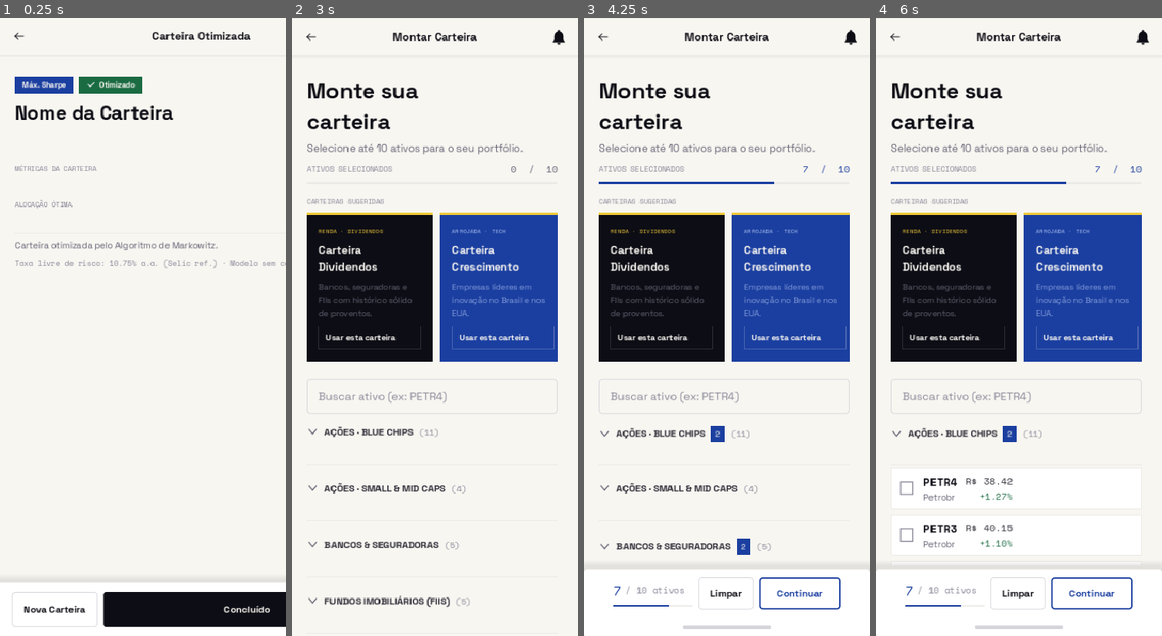
Above: before the commit, frames 1-4 (left to right).
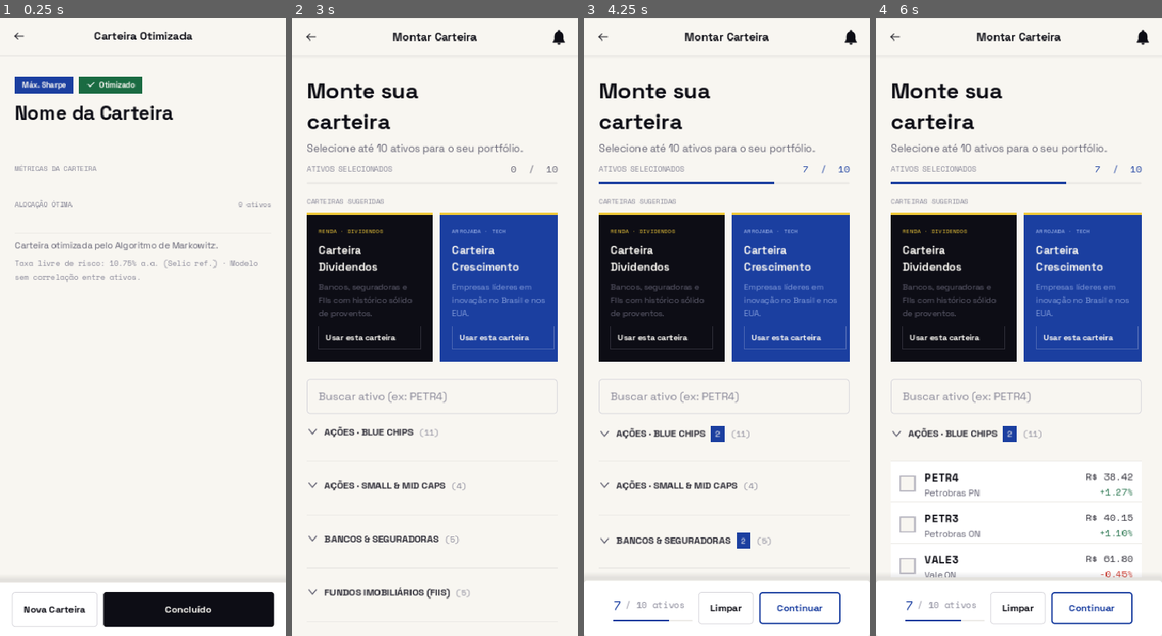
Above: after the commit, the same moments.

Repository: GiovannaKarolline/FORMA
Game: Godot game, scene res://scenes/screens/portfolio_result_screen.tscn
The game is run twice, just before and just after one commit, with the same random seed, the same clock (stepped at 60 frames per second) and the same inputs. This scene is started directly instead of the project's main scene.
Inputs (mouse positions are in pixels of both pictures, inside the frame that each line leads up to):
- Up to frame 1 (0.25 s): no input
- Up to frame 2 (3 s): click (312, 36) at 0.5 s; click (432, 394) at 1.27 s; type "12" at 1.35 s; click (557, 36) at 2 s; click "← Voltar" at 2.75 s
- Up to frame 3 (4.25 s): click "Usar esta carteira" at 3.5 s
- Up to frame 4 (6 s): click "Continuar" at 4.25 s; click "OK" at 5 s; click (1016, 444) at 5.77 s

The runs differ from the first frame. In frame 1, 1.2% of the frame differs, in the area x 5-100%, y 2-99%; in frame 2, 2.1%; in frame 3, 3.3%; in frame 4, 5.1%, in the area x 0-100%, y 72-99%.

Commit message:
fix: ajustes na responsividade da tela de respostas e design da tela de seleção de ativos

Diff:
--- a/assets/icons/checkbox_checked.svg
+++ b/assets/icons/checkbox_checked.svg
@@ -1,5 +1,5 @@
-<svg xmlns="http://www.w3.org/2000/svg" width="20" height="20" viewBox="0 0 20 20">
-  <rect x="0" y="0" width="20" height="20" fill="#1B3FA0"/>
-  <polyline points="4,10 8,14 16,6" fill="none" stroke="#F8F6F1"
-    stroke-width="2" stroke-linecap="square" stroke-linejoin="miter"/>
+<svg xmlns="http://www.w3.org/2000/svg" width="22" height="22" viewBox="0 0 22 22">
+  <rect x="0" y="0" width="22" height="22" fill="#0D0D15"/>
+  <polyline points="3,11 8,16 19,5" fill="none" stroke="#F0C93A"
+    stroke-width="1.75" stroke-linecap="square" stroke-linejoin="miter"/>
 </svg>
--- a/assets/icons/checkbox_disabled.svg
+++ b/assets/icons/checkbox_disabled.svg
@@ -1,3 +1,3 @@
-<svg xmlns="http://www.w3.org/2000/svg" width="20" height="20" viewBox="0 0 20 20">
-  <rect x="1.5" y="1.5" width="17" height="17" fill="#ECEAE6" stroke="#AEADB8" stroke-width="1.5"/>
+<svg xmlns="http://www.w3.org/2000/svg" width="22" height="22" viewBox="0 0 22 22">
+  <rect x="1" y="1" width="20" height="20" fill="#ECEAE6" stroke="#D5D4DA" stroke-width="1.5"/>
 </svg>
--- a/assets/icons/checkbox_unchecked.svg
+++ b/assets/icons/checkbox_unchecked.svg
@@ -1,3 +1,3 @@
-<svg xmlns="http://www.w3.org/2000/svg" width="20" height="20" viewBox="0 0 20 20">
-  <rect x="1.5" y="1.5" width="17" height="17" fill="#FFFFFF" stroke="#868596" stroke-width="1.5"/>
+<svg xmlns="http://www.w3.org/2000/svg" width="22" height="22" viewBox="0 0 22 22">
+  <rect x="1" y="1" width="20" height="20" fill="#F8F6F1" stroke="#AEADB8" stroke-width="1.5"/>
 </svg>
--- a/scenes/components/asset_allocation_row.tscn
+++ b/scenes/components/asset_allocation_row.tscn
@@ -21,10 +21,12 @@
 
 [node name="AssetAllocationRow" type="VBoxContainer" unique_id=1877274279]
 size_flags_horizontal = 3
+theme_override_constants/separation = 0
 script = ExtResource("1")
 
 [node name="RowMargin" type="MarginContainer" parent="." unique_id=1993752746]
 layout_mode = 2
+size_flags_horizontal = 3
 theme_override_constants/margin_left = 0
 theme_override_constants/margin_top = 14
 theme_override_constants/margin_right = 0
@@ -83,6 +85,7 @@
 theme_override_fonts/font = SubResource("FontVariation_2")
 theme_override_font_sizes/font_size = 11
 text = "+0.0%"
+clip_text = true
 
 [node name="RiskLabel" type="Label" parent="RowMargin/RowHBox/DataVBox/StatsHBox" unique_id=790182942]
 unique_name_in_owner = true
@@ -91,6 +94,7 @@
 theme_override_fonts/font = SubResource("FontVariation_2")
 theme_override_font_sizes/font_size = 11
 text = " ±0.0%"
+clip_text = true
 
 [node name="RowSeparator" type="Panel" parent="." unique_id=1106283417]
 custom_minimum_size = Vector2(0, 1)
--- a/scenes/components/category_section.tscn
+++ b/scenes/components/category_section.tscn
@@ -45,7 +45,9 @@
 
 [node name="CategorySection" type="VBoxContainer"]
 size_flags_horizontal = 3
+theme_override_constants/separation = 0
 script = ExtResource("1")
+
 
 [node name="HeaderButton" type="Button" parent="."]
 unique_name_in_owner = true
@@ -126,4 +128,4 @@
 size_flags_horizontal = 3
 columns = 1
 theme_override_constants/h_separation = 8
-theme_override_constants/v_separation = 8
+theme_override_constants/v_separation = 0
--- a/scenes/components/wallet_list_item.tscn
+++ b/scenes/components/wallet_list_item.tscn
@@ -7,47 +7,31 @@
 
 [sub_resource type="StyleBoxFlat" id="StyleBoxFlat_1"]
 bg_color = Color(1, 1, 1, 1)
-border_width_left = 1
-border_width_top = 1
-border_width_right = 1
 border_width_bottom = 1
 border_color = Color(0.925, 0.918, 0.902, 1)
 
 [sub_resource type="StyleBoxFlat" id="StyleBoxFlat_3"]
-bg_color = Color(0.973, 0.965, 0.945, 1)
+bg_color = Color(0.992, 0.988, 0.961, 1)
 border_width_left = 3
-border_width_top = 1
-border_width_right = 1
 border_width_bottom = 1
 border_color = Color(0.941, 0.788, 0.227, 1)
 
 [sub_resource type="StyleBoxFlat" id="StyleBoxFlat_2"]
 bg_color = Color(0.973, 0.965, 0.945, 1)
-border_width_left = 1
-border_width_top = 1
-border_width_right = 1
 border_width_bottom = 1
 border_color = Color(0.925, 0.918, 0.902, 1)
 
 [sub_resource type="StyleBoxFlat" id="StyleBoxFlat_4"]
-bg_color = Color(1, 1, 1, 0.47)
-border_width_left = 1
-border_width_top = 1
-border_width_right = 1
+bg_color = Color(1, 1, 1, 1)
 border_width_bottom = 1
 border_color = Color(0.925, 0.918, 0.902, 1)
 
 [sub_resource type="StyleBoxFlat" id="StyleBoxFlat_5"]
-draw_center = false
-border_width_left = 2
-border_width_top = 2
-border_width_right = 2
+bg_color = Color(1, 1, 1, 1)
 border_width_bottom = 2
 border_color = Color(0.106, 0.247, 0.627, 1)
-expand_margin_left = 2.0
-expand_margin_top = 2.0
-expand_margin_right = 2.0
-expand_margin_bottom = 2.0
+
+
 
 [sub_resource type="FontVariation" id="FontVariation_1"]
 base_font = ExtResource("3")
@@ -69,30 +53,33 @@
 theme_override_styles/hover = SubResource("StyleBoxFlat_2")
 theme_override_styles/hover_pressed = SubResource("StyleBoxFlat_3")
 theme_override_styles/disabled = SubResource("StyleBoxFlat_4")
-theme_override_styles/focus = SubResource("StyleBoxFlat_5")
+theme_override_styles/focus = SubResource("StyleBoxFlat_1")
 toggle_mode = true
 script = ExtResource("1")
 
 [node name="MarginContainer" type="MarginContainer" parent="." unique_id=1997200109]
 layout_mode = 0
+anchors_preset = 15
+anchor_right = 1.0
+anchor_bottom = 1.0
 size_flags_horizontal = 3
 size_flags_vertical = 3
 mouse_filter = 2
 theme_override_constants/margin_left = 12
-theme_override_constants/margin_top = 8
+theme_override_constants/margin_top = 10
 theme_override_constants/margin_right = 12
-theme_override_constants/margin_bottom = 8
+theme_override_constants/margin_bottom = 10
 
 [node name="HBoxContainer" type="HBoxContainer" parent="MarginContainer" unique_id=1571952847]
 layout_mode = 2
 size_flags_horizontal = 3
-size_flags_vertical = 3
+size_flags_vertical = 4
 mouse_filter = 2
 theme_override_constants/separation = 12
 
 [node name="CheckIndicator" type="TextureRect" parent="MarginContainer/HBoxContainer" unique_id=459921495]
 unique_name_in_owner = true
-custom_minimum_size = Vector2(20, 20)
+custom_minimum_size = Vector2(22, 22)
 layout_mode = 2
 size_flags_vertical = 4
 stretch_mode = 3
--- a/scenes/screens/portfolio_result_screen.tscn
+++ b/scenes/screens/portfolio_result_screen.tscn
@@ -300,6 +300,7 @@
 theme_override_fonts/font = SubResource("FontVariation_3")
 theme_override_font_sizes/font_size = 10
 text = "Taxa livre de risco: 10.75% a.a. (Selic ref.) · Modelo sem correlação entre ativos."
+autowrap_mode = 2
 
 [node name="BottomActionsBar" type="PanelContainer" parent="." unique_id=911424202]
 layout_mode = 2
--- a/scenes/screens/wallet_selection_screen.tscn
+++ b/scenes/screens/wallet_selection_screen.tscn
@@ -158,12 +158,7 @@
 corner_radius_bottom_right = 4
 corner_radius_bottom_left = 4
 
-[sub_resource type="StyleBoxFlat" id="StyleBoxFlat_12"]
-bg_color = Color(0.835, 0.831, 0.855, 1)
-corner_radius_top_left = 100
-corner_radius_top_right = 100
-corner_radius_bottom_right = 100
-corner_radius_bottom_left = 100
+
 
 [node name="WalletSelectionScreen" type="VBoxContainer" unique_id=86905245]
 anchors_preset = 15
@@ -354,9 +349,9 @@
 [node name="BottomMargin" type="MarginContainer" parent="BottomSelectionBar/BottomVBox" unique_id=1933956397]
 layout_mode = 2
 theme_override_constants/margin_left = 16
-theme_override_constants/margin_top = 12
+theme_override_constants/margin_top = 16
 theme_override_constants/margin_right = 16
-theme_override_constants/margin_bottom = 12
+theme_override_constants/margin_bottom = 16
 
 [node name="BottomHBox" type="HBoxContainer" parent="BottomSelectionBar/BottomVBox/BottomMargin" unique_id=2038198687]
 layout_mode = 2
@@ -432,13 +427,3 @@
 theme_override_styles/focus = SubResource("StyleBoxFlat_7")
 disabled = true
 text = "Continuar"
-
-[node name="HomeIndicator" type="CenterContainer" parent="BottomSelectionBar/BottomVBox" unique_id=1749055734]
-custom_minimum_size = Vector2(0, 24)
-layout_mode = 2
-size_flags_horizontal = 3
-
-[node name="HomeStrip" type="PanelContainer" parent="BottomSelectionBar/BottomVBox/HomeIndicator" unique_id=1289681422]
-custom_minimum_size = Vector2(120, 4)
-layout_mode = 2
-theme_override_styles/panel = SubResource("StyleBoxFlat_12")
--- a/scripts/screens/portfolio_result_screen.gd
+++ b/scripts/screens/portfolio_result_screen.gd
@@ -22,12 +22,16 @@
 
 func _ready() -> void:
 	set_anchors_and_offsets_preset(Control.PRESET_FULL_RECT)
+	size = get_viewport_rect().size
 
-	get_tree().root.size_changed.connect(_update_responsive_layout)
+	get_tree().root.size_changed.connect(_on_viewport_resized)
 
 	back_button.pressed.connect(_go_to_selection)
 	new_portfolio_button.pressed.connect(_go_to_selection)
 	done_button.pressed.connect(_go_to_selection)
+
+	# Garante que o scroll não expande horizontalmente
+	main_scroll.horizontal_scroll_mode = ScrollContainer.SCROLL_MODE_DISABLED
 
 	_populate(AppSession.latest_portfolio)
 
@@ -36,6 +40,11 @@
 	_update_responsive_layout()
 	_hide_scrollbar(main_scroll.get_v_scroll_bar())
 	_hide_scrollbar(main_scroll.get_h_scroll_bar())
+
+func _on_viewport_resized() -> void:
+	size = get_viewport_rect().size
+	_update_responsive_layout()
+
 
 func _hide_scrollbar(bar: ScrollBar) -> void:
 	bar.custom_minimum_size = Vector2.ZERO
@@ -103,17 +112,23 @@
 # Responsividade
 
 func _update_responsive_layout() -> void:
-	var w := get_tree().root.size.x
+	var w := get_viewport_rect().size.x
+	if w <= 0:
+		w = get_tree().root.size.x
 	if w <= 0:
 		return
 
 	var margin := 20
 	if w >= BREAKPOINT_DESKTOP:
 		margin = 64
+		metrics_grid.columns = 3
 	elif w >= BREAKPOINT_TABLET:
 		margin = 32
+		metrics_grid.columns = 3
+	else:
+		margin = 20
+		metrics_grid.columns = 3
 
-	metrics_grid.columns = 3
 	safe_area_margin.add_theme_constant_override("margin_left",  margin)
 	safe_area_margin.add_theme_constant_override("margin_right", margin)
 
